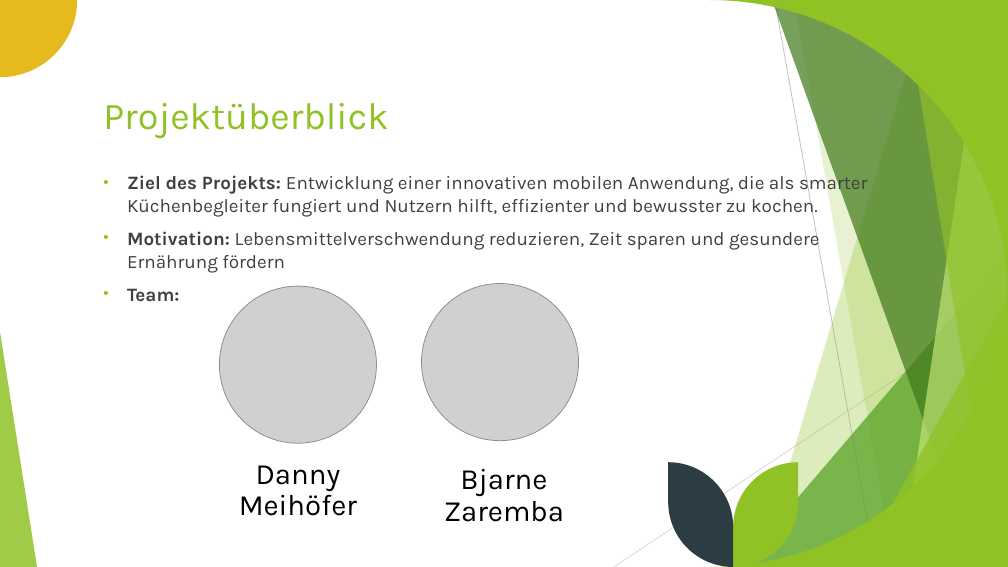
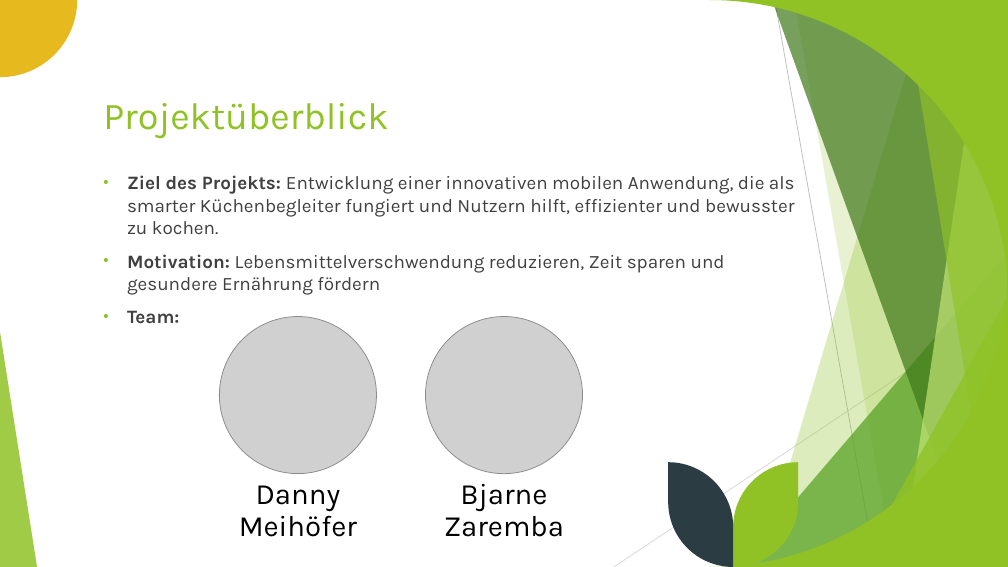
Before and after one commit to Mealo-Hsbi/Mealo, a slide deck: slide 4 of documentation/Mealo_Präsentation.pptx. Drawn at 1008x567 pixels with LibreOffice and Linux fonts; fonts in the diff are those of the drawing; grey boxes stand for pictures. Boxes give left, top, right and bottom in pixels: in the first picture for what was removed or moved away, otherwise in the second. Text is boxed around its words. In the diff, an @@ line names an element or a change of style, - is before the commit and + after.

```diff
--- a/documentation/Mealo_Präsentation.pptx
+++ b/documentation/Mealo_Präsentation.pptx
@@ text "Ziel des Projekts: Entwicklung einer ..." rewrapped from [127, 172, 867, 302] to [127, 175, 795, 324] @@
@@ picture: place and size @@
-picture at [219, 286, 377, 443]
+picture at [219, 317, 377, 474]
@@ picture: place and size @@
-picture at [422, 284, 579, 441]
+picture at [426, 317, 583, 474]
@@ text "Danny Meihöfer": place and size @@
-text "Danny Meihöfer" at [239, 465, 357, 516]
+text "Danny Meihöfer" at [239, 485, 357, 537]
@@ text "Bjarne Zaremba": place and size @@
-text "Bjarne Zaremba" at [444, 469, 564, 522]
+text "Bjarne Zaremba" at [444, 484, 564, 537]
```
Also in this commit, not shown: 3 other slides changed, 10 other files.
